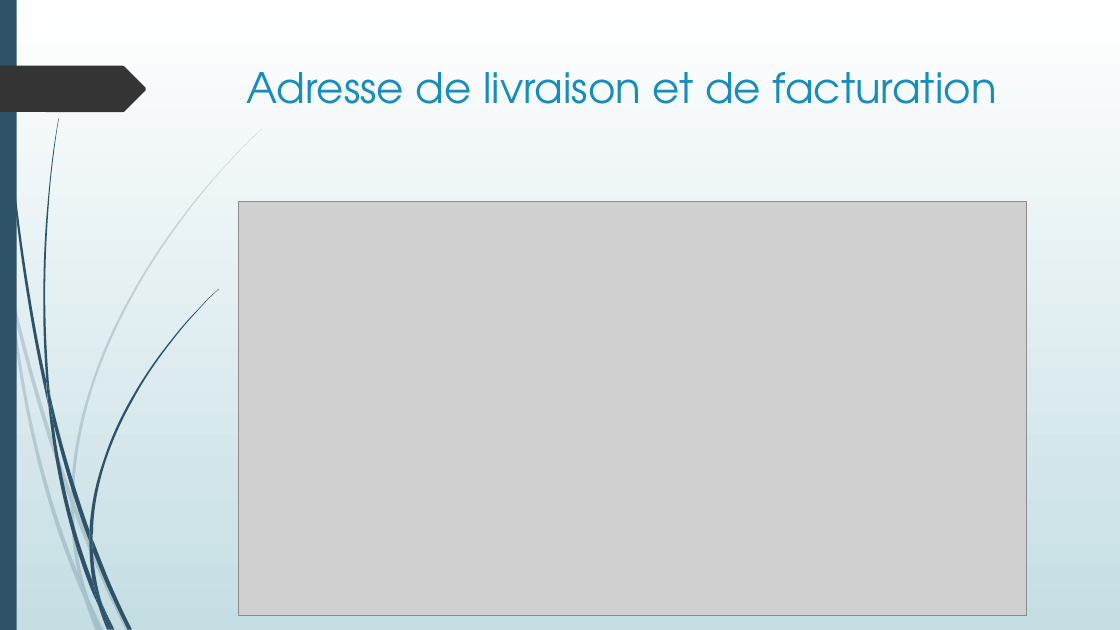
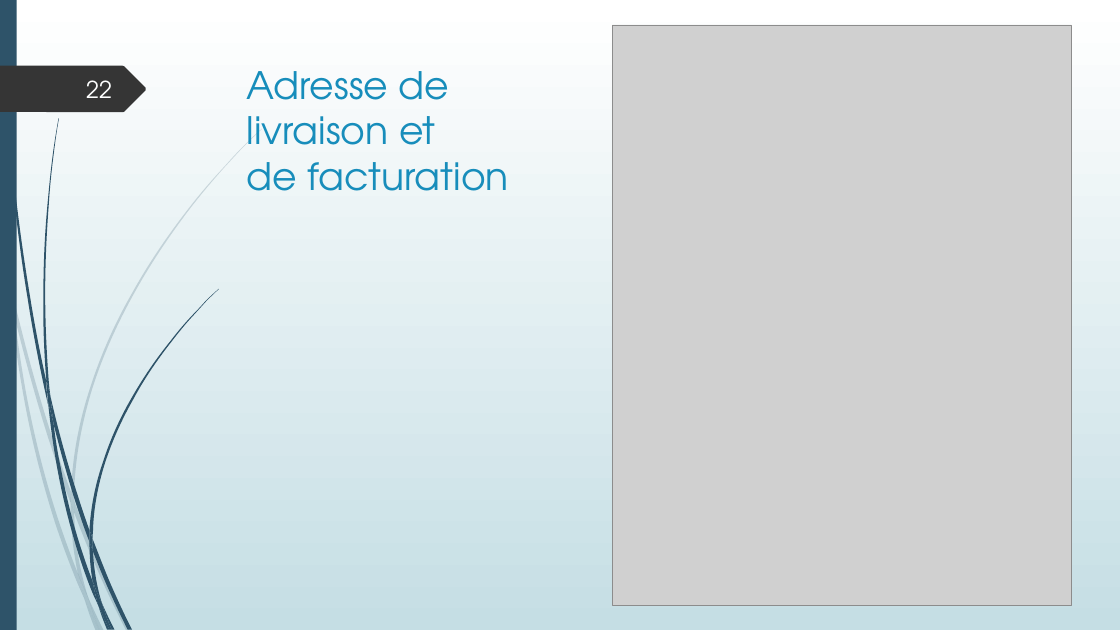
Before and after one commit to LisaF0/projet, a slide deck: slide 22 of aDoc/Projet boutique en ligne.pptx (slide 21 before the commit). Drawn at 1120x630 pixels with LibreOffice and Linux fonts; fonts in the diff are those of the drawing; grey boxes stand for pictures. Boxes give left, top, right and bottom in pixels: in the first picture for what was removed or moved away, otherwise in the second. Text is boxed around its words. In the diff, an @@ line names an element or a change of style, - is before the commit and + after.

```diff
--- a/aDoc/Projet boutique en ligne.pptx
+++ b/aDoc/Projet boutique en ligne.pptx
@@ picture added at (x1=613, y1=25, x2=1071, y2=606) @@
@@ title "Adresse de livraison et de ..." at (x1=247, y1=71, x2=509, y2=191): size 36 to 32.4 pt @@
@@ page number added at (x1=86, y1=80, x2=112, y2=98), 20 pt, text #FEFFFF @@
+22
@@ picture removed at (x1=239, y1=202, x2=1027, y2=616) @@
```
Also in this commit, not shown: 19 other slides changed, 10 slides added, 8 slides removed, 30 other files.
